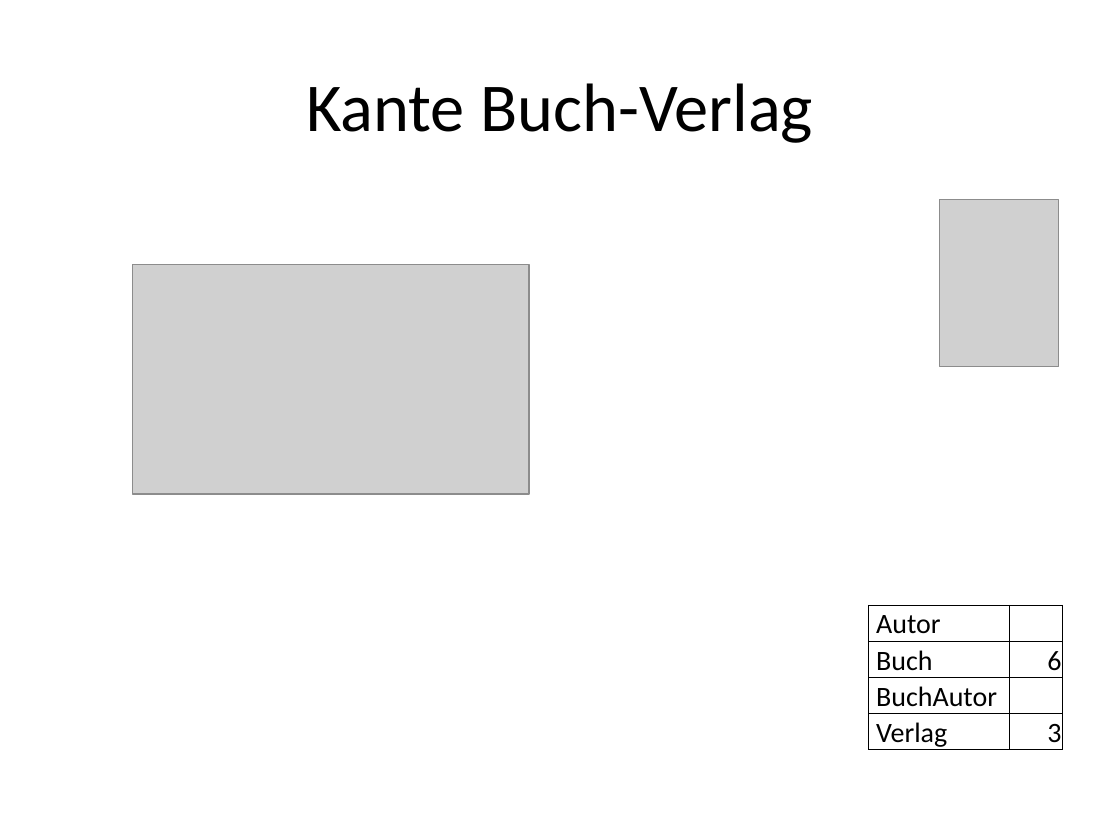
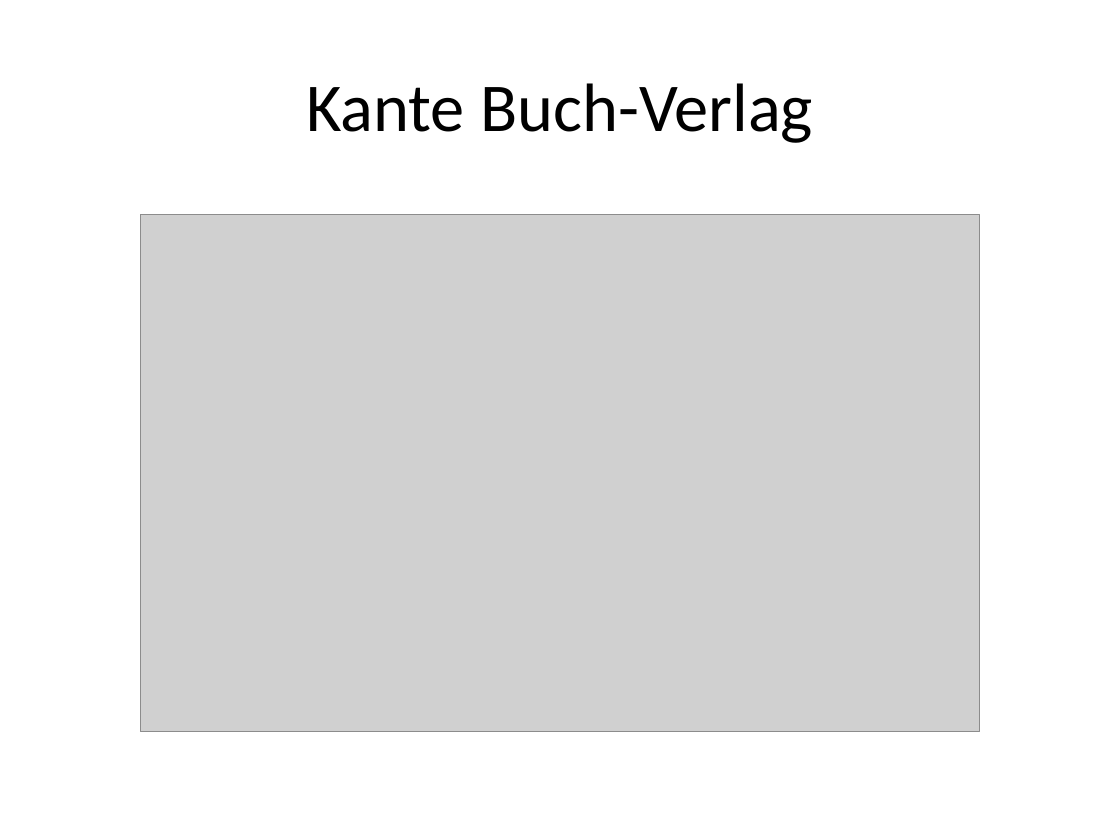
Before and after one commit to seerhein-lab/testdata-dsl, a slide deck: slide 17 of documentation/seitenbau/praesentation.pptx (slide 10 before the commit). Drawn at 1120x840 pixels with LibreOffice and Linux fonts; fonts in the diff are those of the drawing; grey boxes stand for pictures. Boxes give left, top, right and bottom in pixels: in the first picture for what was removed or moved away, otherwise in the second. Text is boxed around its words. In the diff, an @@ line names an element or a change of style, - is before the commit and + after.

```diff
--- a/documentation/seitenbau/praesentation.pptx
+++ b/documentation/seitenbau/praesentation.pptx
@@ picture removed at (940, 199, 1060, 366) @@
@@ picture added at (140, 215, 980, 732) @@
@@ picture removed at (132, 264, 529, 494) @@
@@ table removed at (869, 605, 1063, 751), 4 rows, 2 columns @@
-Autor | 
-Buch | 6
-BuchAutor | 
-Verlag | 3
```
Also in this commit, not shown: 5 other slides changed, 8 slides added, 1 slide removed, 1 other file.
